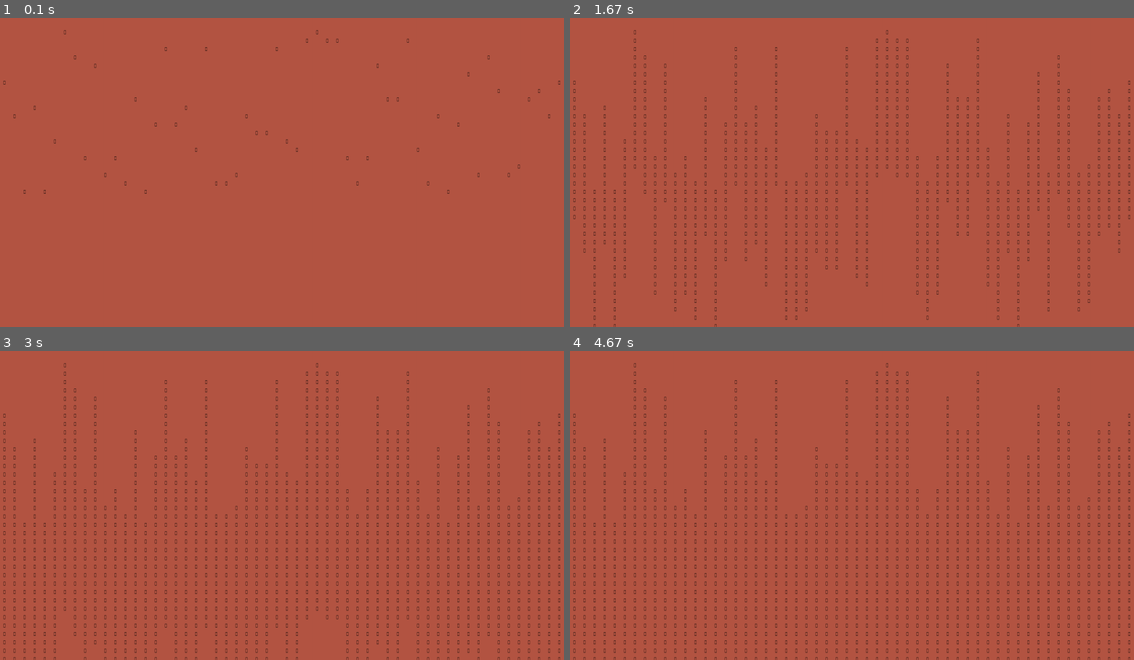
Above: before the commit, frames 1-4 (two rows, left to right).
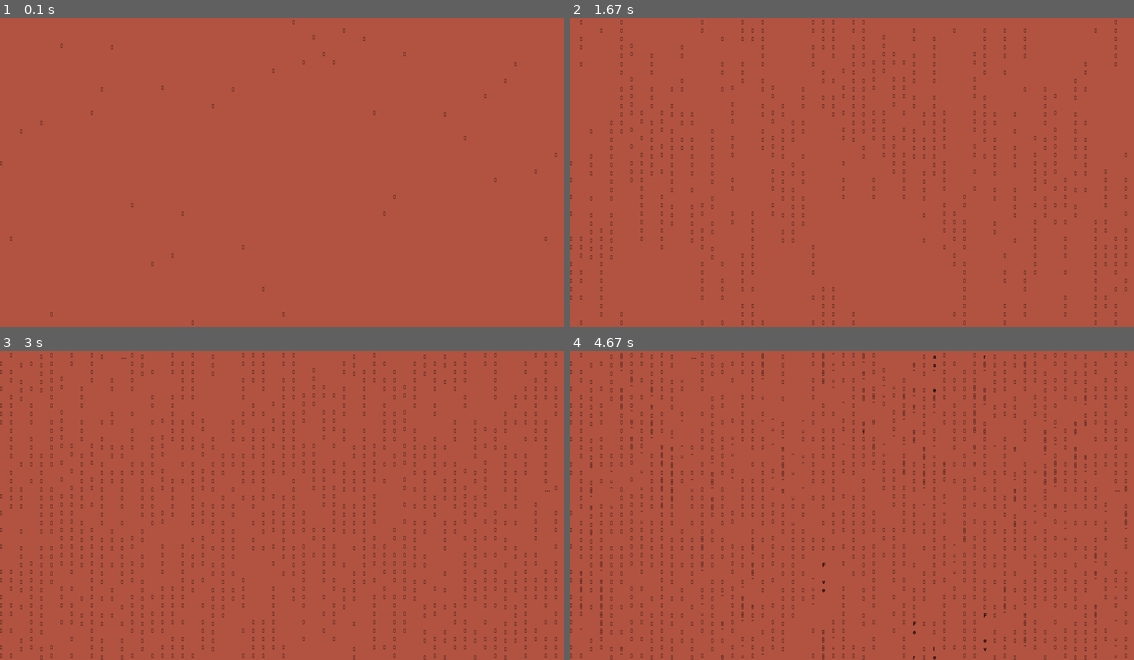
Above: after the commit, the same moments.

Repository: lhsueh1/pygame-card-with-japanese-cmatrix
Game: pygame game, started from controller.py
Same seed, same stepped clock (60 frames per second), same inputs: the game is played once before the commit and once after it.
Inputs:
- Up to frame 1 (0.1 s): no input
- Up to frame 2 (1.67 s): no input
- Up to frame 3 (3 s): no input
- Up to frame 4 (4.67 s): no input

The runs differ from the first frame. In frame 1, 0.4% of the frame differs, in the area x 0-100%, y 0-100%; in frame 2, 6.3%; in frame 3, 9.9%; in frame 4, 11%.

Commit message:
矮油它變好噁心

Diff:
--- a/controller.py
+++ b/controller.py
@@ -100,8 +100,8 @@
         random.shuffle(texts)
 
         random_list = []
-        for i in range(56):
-            n = random.randint(1,20)
+        for k in range(56):
+            n = random.randint(1,50)
             random_list.append(n)
 
         i = 0
@@ -120,7 +120,7 @@
 
             #redraw the entire screen
 
-            self.background = pygame.transform.scale((pygame.image.load("src/red.png")), (1700,920))
+            self.background = pygame.transform.scale((pygame.image.load("src/red.png")), (1800,925))
 
 
             if i == 0:
@@ -143,19 +143,30 @@
             for j in range(56):
                 ranged_j = j % len(texts)
                 ranged_i = i % (len(texts[ranged_j]) - 1)
-                self.paint_word(font, texts[ranged_j][ranged_i], j, i, random_list[j])
+                if ranged_i < i:
+                    self.paint_word(font, " ", j, i, random_list[j])
+                else:
+                    self.paint_word(font, texts[ranged_j][ranged_i], j, i, random_list[j])
 
 
             pygame.display.update()
             time.sleep(0.1)
 
-            if i < 60:
+            if i < 120:
                 i += 1
+            else:
+                i = 1
 
     # Deal with one single word
     def paint_word(self, font, word,j, i, yy):
         fontRead = font.render(word, True,(0,0,0))
-        self.screen.blit(fontRead,(10 + 30 * j, yy * 25 + 10 + 25*i))
+        blank = pygame.transform.scale((pygame.image.load("src/red.png")), (30,25))
+
+        # random not paint word
+        tsss = fontRead if (random.randint(0,20)<15) else blank
+
+
+        self.screen.blit(tsss,(30 * j, (yy * 25 + 25*i) % 920))
 
 def main():
     main_window = Controller()
